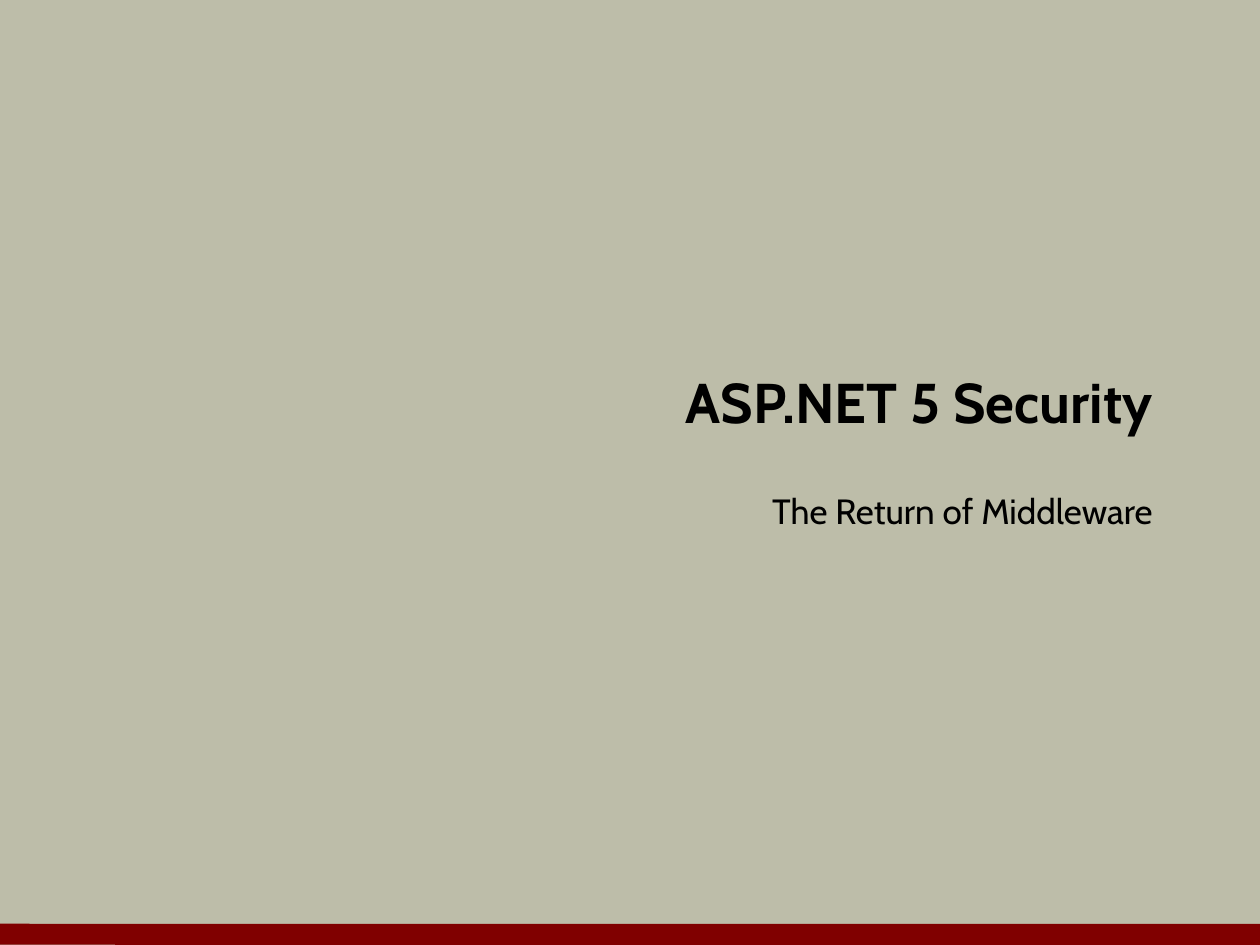
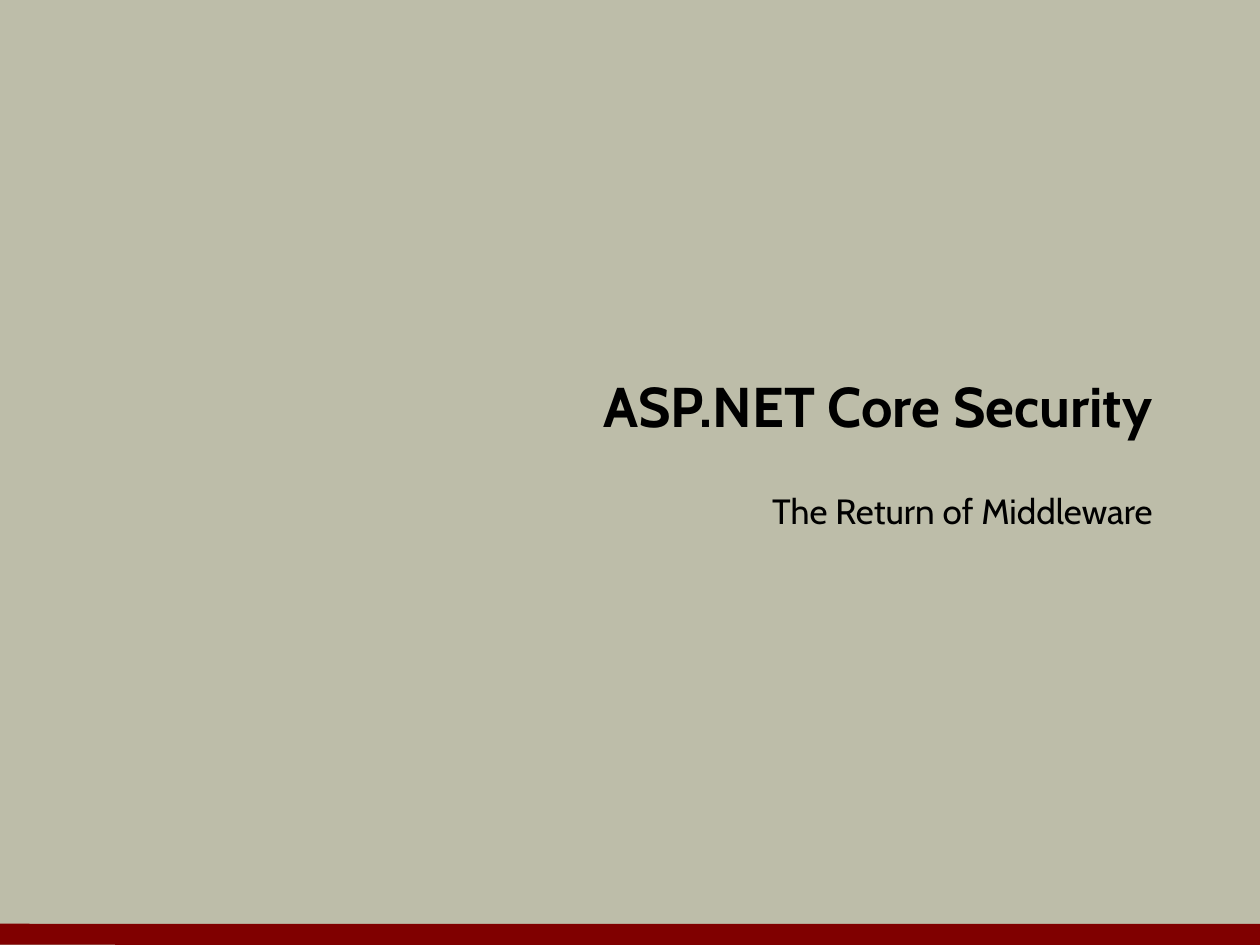
Before and after one commit to OdeToCode/classes, a slide deck: slide 1 of aspnet5/slides/06_Security.pptx. Drawn at 1260x945 pixels with LibreOffice and Linux fonts; fonts in the diff are those of the drawing; background and template pictures are left out. Boxes give left, top, right and bottom in pixels: in the first picture for what was removed or moved away, otherwise in the second. Text is boxed around its words. In the diff, an @@ line names an element or a change of style, - is before the commit and + after.

Commit message:
updates for .net core

```diff
--- a/aspnet5/slides/06_Security.pptx
+++ b/aspnet5/slides/06_Security.pptx
@@ title at box(603, 387, 1152, 439): text changed @@
-ASP.NET 5 Security
+ASP.NET Core Security
```
Also in this commit, not shown: 2 other files.
